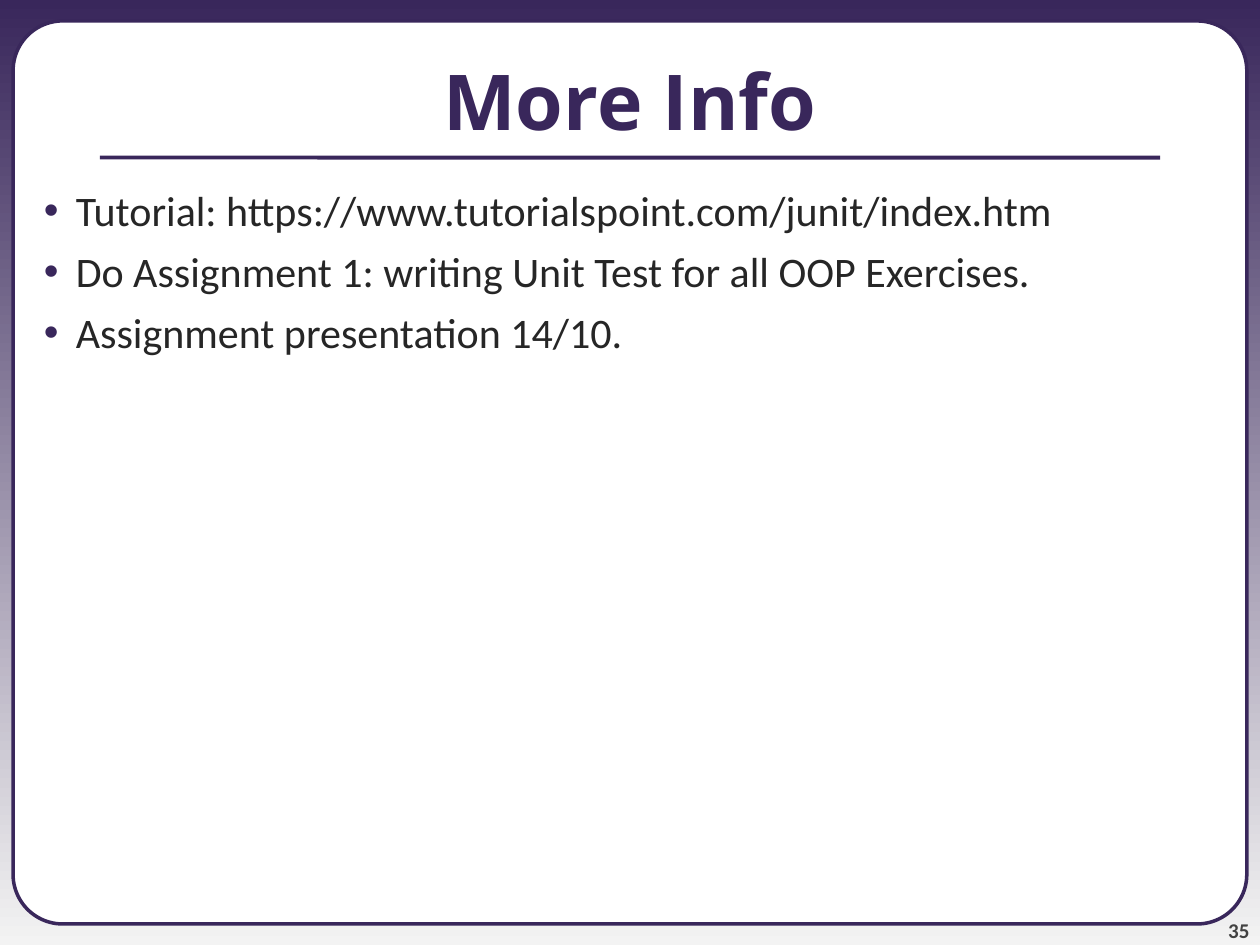
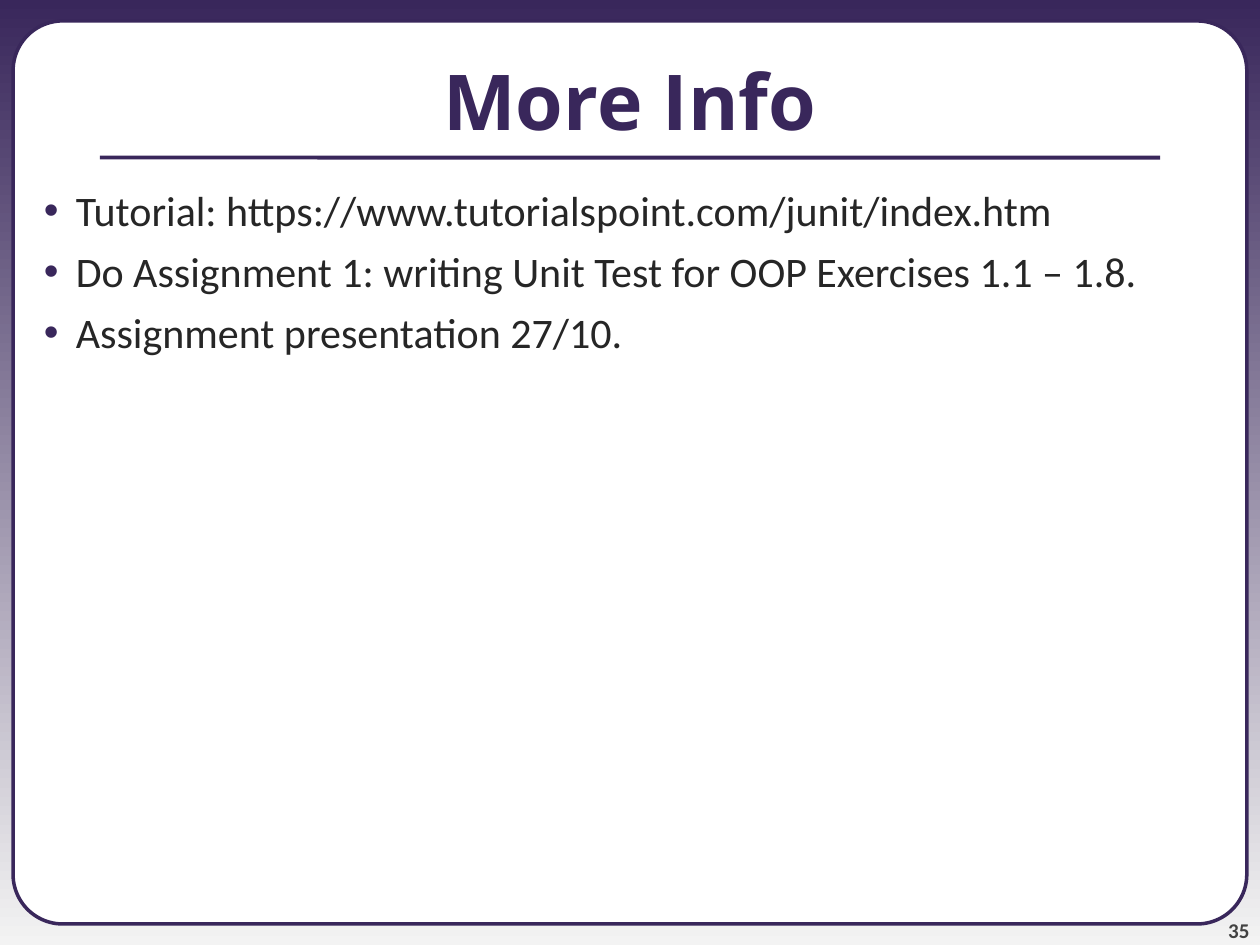
Before and after one commit to thanqminh/thanqminh.github.io, a slide deck: slide 35 of courses/oopjava/lecture4.ppt. Drawn at 1260x945 pixels with LibreOffice and Linux fonts; fonts in the diff are those of the drawing. Boxes give left, top, right and bottom in pixels: in the first picture for what was removed or moved away, otherwise in the second. Text is boxed around its words. In the diff, an @@ line names an element or a change of style, - is before the commit and + after.

```diff
--- a/courses/oopjava/lecture4.ppt
+++ b/courses/oopjava/lecture4.ppt
@@ text at (76, 258, 1137, 356): text changed @@
-• Do Assignment 1: writing Unit Test for all OOP Exercises.
-• Assignment presentation 14/10.
+• Do Assignment 1: writing Unit Test for OOP Exercises 1.1 – 1.8.
+• Assignment presentation 27/10.
```
Also in this commit, not shown: 2 other files.
